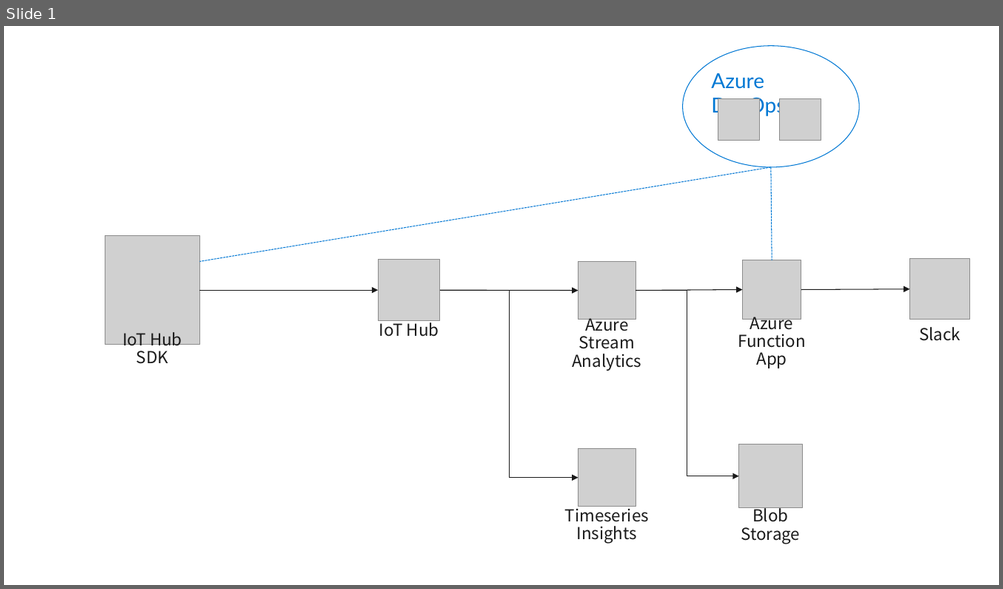
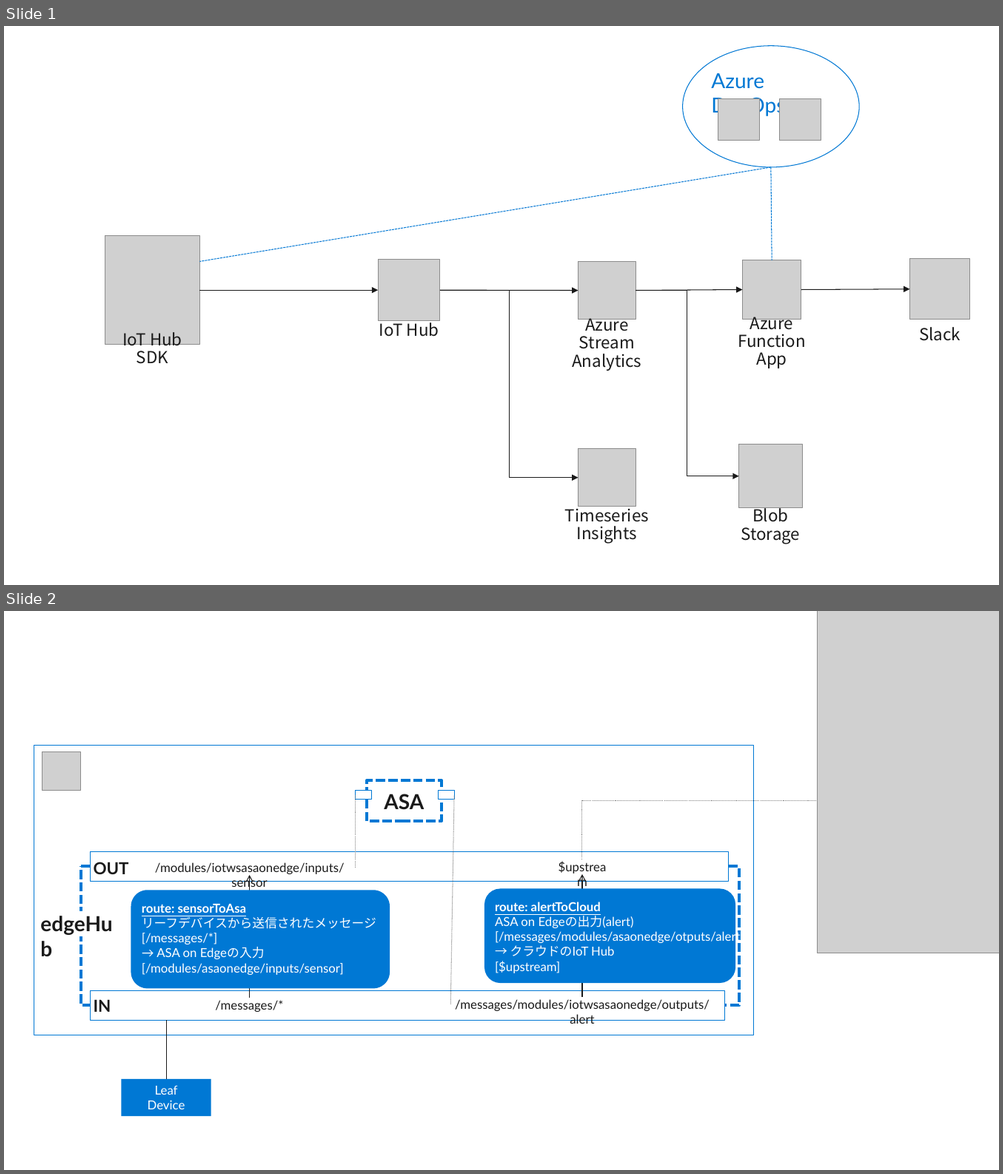
Before and after one commit to akubicharm/azure-workshop, a slide deck: iot-clientdev/images/iot-clientdev.pptx. Shown one above the other, each under a label of ours: slide 1 before the commit, slides 1 and 2 after it. The pictures are 1003x589 and 1003x1174 pixels, drawn with LibreOffice and Linux fonts; fonts in the diff are those of the drawing; grey boxes stand for pictures; background and template pictures are left out. Boxes give left, top, right and bottom in pixels: in the first picture for what was removed or moved away, otherwise in the second. Text is boxed around its words. In the diff, an @@ line names an element or a change of style, - is before the commit and + after.

```diff
--- a/iot-clientdev/images/iot-clientdev.pptx
+++ b/iot-clientdev/images/iot-clientdev.pptx
@@ slide 2 added at (4, 611, 999, 1170), background #FFFFFF @@
@@ picture added at (817, 611, 999, 953) @@
@@ rounded rectangle added at (34, 745, 753, 1036), outline #0078D4 0.75 pt @@
@@ picture added at (42, 752, 81, 790) @@
@@ rectangle added at (367, 780, 441, 821), outline #0078D4 3 pt dashed, 20 pt, text #1A1A1A, bold @@
+ASA
@@ rectangle added at (355, 791, 371, 800), fill #FFFFFF, outline #0078D4 0.75 pt @@
@@ line added from (355, 868) to (355, 795), #808080 0.75 pt dashed @@
@@ rectangle added at (438, 791, 455, 800), fill #FFFFFF, outline #0078D4 0.75 pt @@
@@ line added from (451, 1005) to (454, 795), #808080 0.75 pt dashed @@
@@ elbow line added from (582, 860) to (900, 800), #808080 0.75 pt dashed @@
@@ rounded rectangle added at (91, 852, 728, 881), fill #FFFFFF, outline #0078D4 0.75 pt, 16 pt, text #1A1A1A, bold @@
+OUT
@@ rounded rectangle added at (81, 867, 739, 1005), outline #0078D4 3 pt dashed @@
@@ text added at (155, 863, 344, 890), 12 pt, text #1A1A1A @@
+/modules/iotwsasaonedge/inputs/sensor
@@ arrow added from (250, 998) to (250, 875), #1A1A1A 0.75 pt @@
@@ arrow added from (582, 997) to (582, 874), #1A1A1A 0.75 pt @@
@@ rounded rectangle added at (131, 890, 390, 988), fill #0078D4, 12 pt, text #FFFFFF @@
+route: sensorToAsa
+リーフデバイスから送信されたメッセージ
+[/messages/*]
+→ ASA on Edgeの入力
+[/modules/asaonedge/inputs/sensor]
@@ rounded rectangle added at (484, 889, 735, 984), fill #0078D4, 12 pt, text #FFFFFF @@
+route: alertToCloud
+ASA on Edgeの出力(alert)
+[/messages/modules/asaonedge/otputs/alert
+→ クラウドのIoT Hub
+[$upstream]
@@ text added at (37, 911, 118, 937), 20 pt, text #1A1A1A, bold @@
+edgeHub
@@ text added at (495, 961, 560, 974), 12 pt, text #1A1A1A @@
+$upstream
@@ rounded rectangle added at (91, 991, 725, 1021), fill #FFFFFF, outline #0078D4 0.75 pt, 16 pt, text #1A1A1A, bold @@
+IN
@@ text added at (215, 1000, 283, 1012), 12 pt, text #1A1A1A @@
+/messages/*
@@ text added at (455, 999, 709, 1024), 12 pt, text #1A1A1A @@
+/messages/modules/iotwsasaonedge/outputs/alert
@@ line added from (166, 1079) to (166, 1020), #1A1A1A 0.75 pt @@
@@ rectangle added at (121, 1079, 210, 1117), fill #0078D4, 12 pt, text #FFFFFF @@
+Leaf Device
```
Also in this commit, not shown: 1 other slide added, 4 other files.
